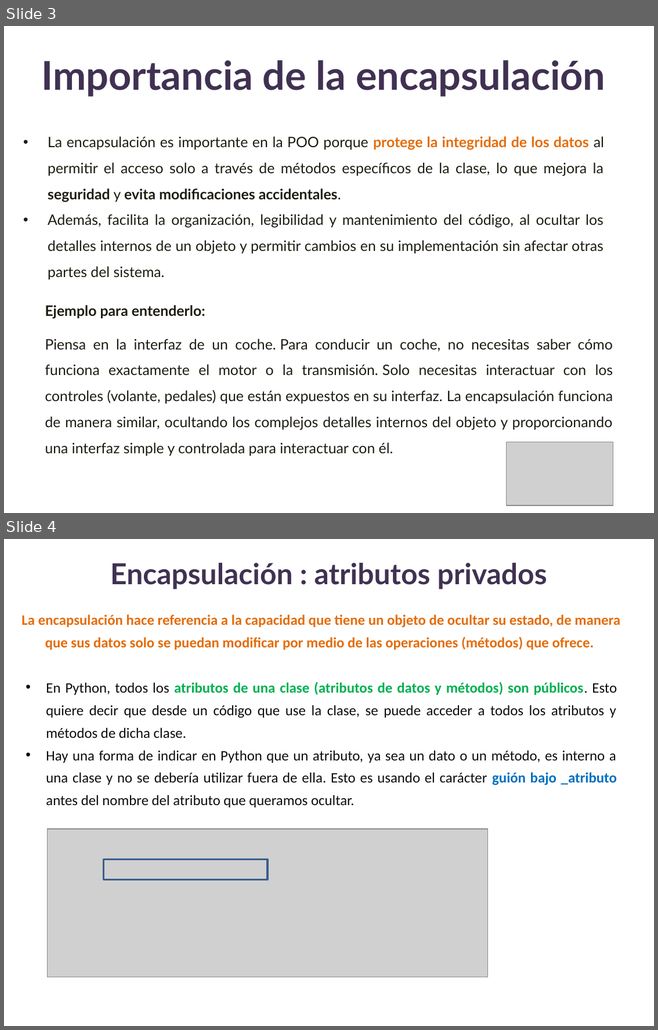
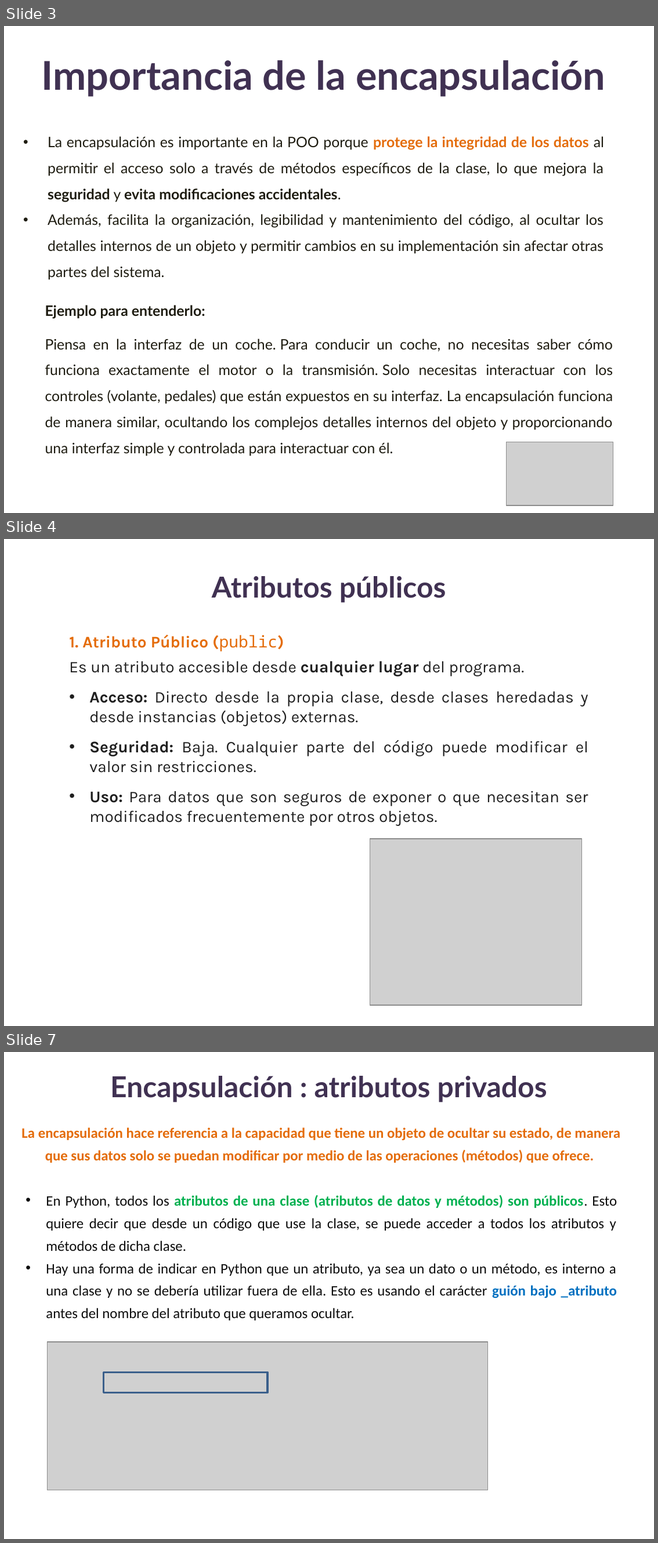
Before and after one commit to lizetheP/Analitica, a slide deck: Calendario2026/presentaciones/15_POO_Encapsulamiento.pptx. Shown one above the other, each under a label of ours: slides 3 and 4 before the commit, slides 3, 4 and 7 after it; the slides between them are not shown. The pictures are 658x1030 and 658x1543 pixels, drawn with LibreOffice and Linux fonts; fonts in the diff are those of the drawing; grey boxes stand for pictures. Boxes give left, top, right and bottom in pixels: in the first picture for what was removed or moved away, otherwise in the second. Text is boxed around its words. In the diff, an @@ line names an element or a change of style, - is before the commit and + after.

```diff
--- a/Calendario2026/presentaciones/15_POO_Encapsulamiento.pptx
+++ b/Calendario2026/presentaciones/15_POO_Encapsulamiento.pptx
@@ slide 4 added at [4,539,654,1026], background #FFFFFF @@
@@ text added at [212,576,446,603], 32 pt, text #403152, bold @@
+Atributos públicos
@@ text added at [69,635,588,826], 18 pt, text #1F1F1F @@
+1. Atributo Público (public)
+Es un atributo accesible desde cualquier lugar del programa.
+• Acceso: Directo desde la propia clase, desde clases heredadas y desde instancias (objetos) externas.
+• Seguridad: Baja. Cualquier parte del código puede modificar el valor sin restricciones.
+• Uso: Para datos que son seguros de exponer o que necesitan ser modificados frecuentemente por otros objetos.
@@ picture added at [370,839,582,1005] @@
@@ what was slide 4 is now slide 7 @@
```
Also in this commit, not shown: 2 other slides added.
